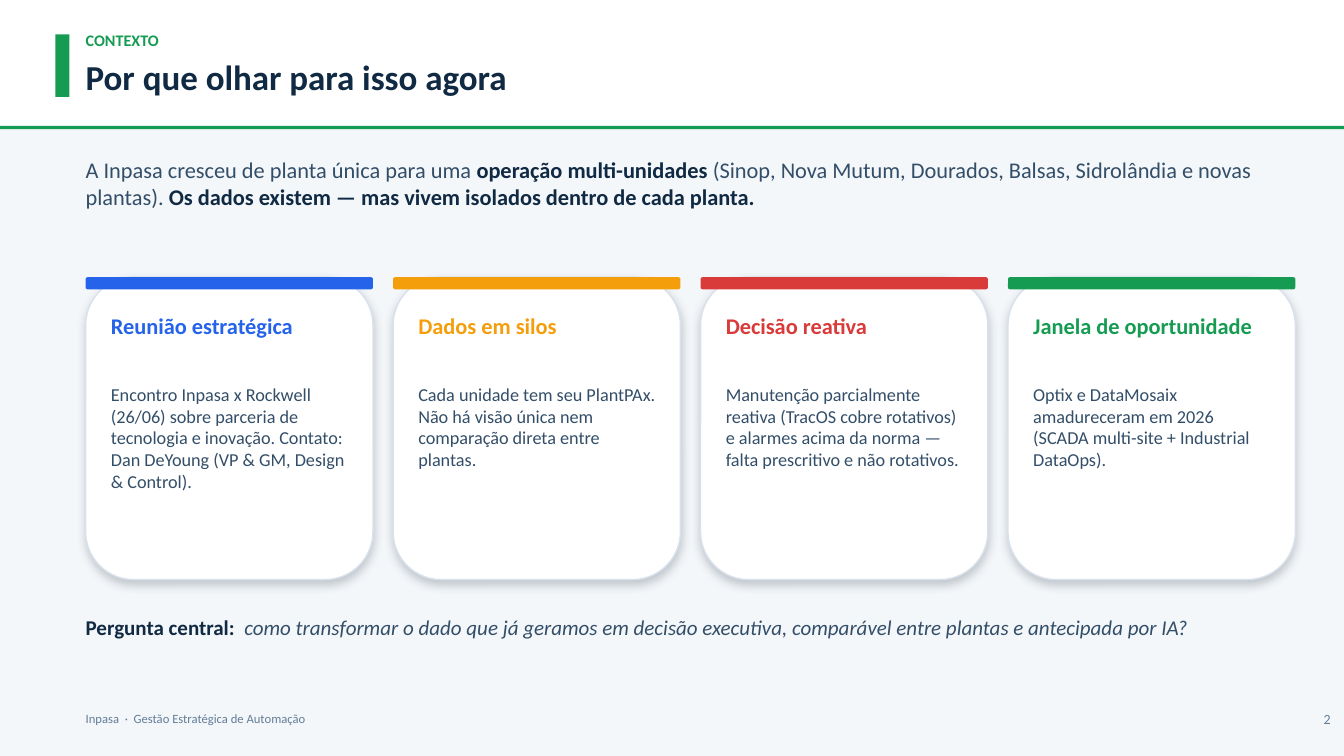
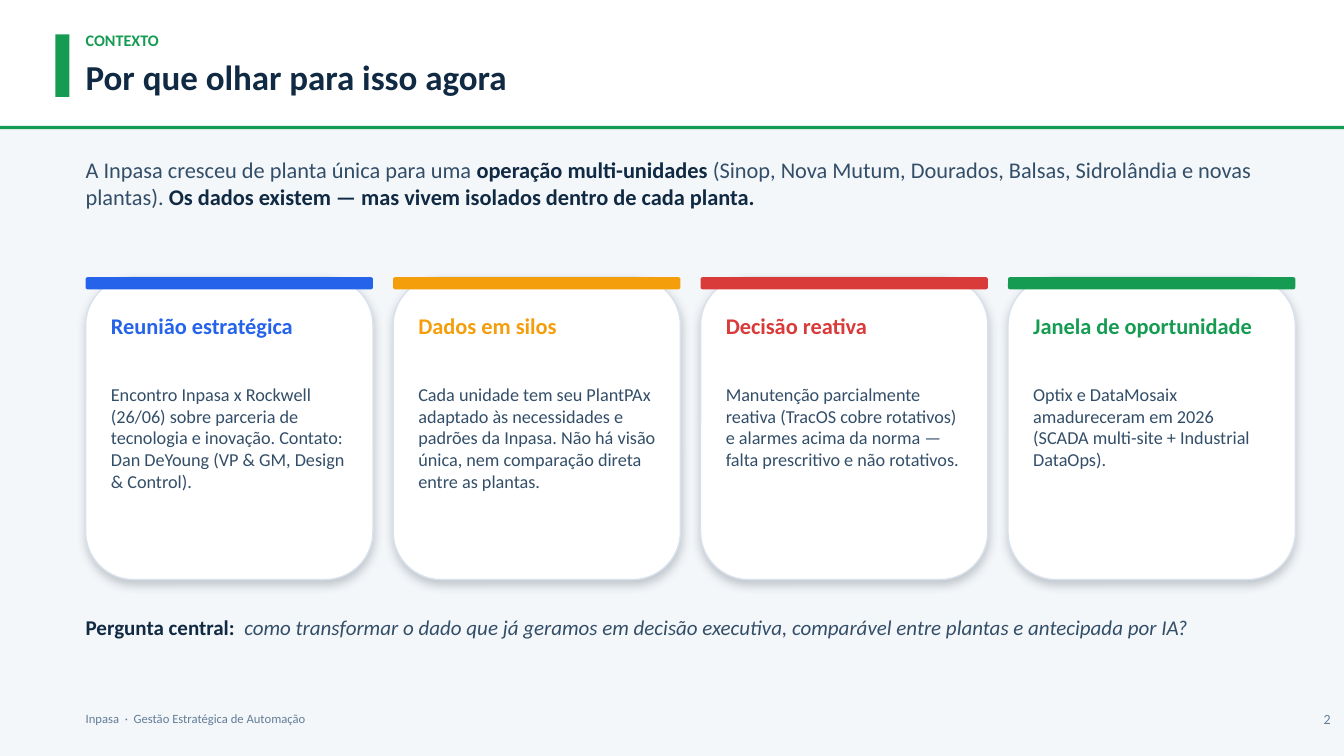
Before and after one commit to ItielGoncalves/ICG2025, a slide deck: slide 2 of 2026.06.28 - MULTI - DataOps na Prática IA a Serviço da Alta Gestão vFINAL.pptx. Drawn at 1344x756 pixels with LibreOffice and Linux fonts; fonts in the diff are those of the drawing. Boxes give left, top, right and bottom in pixels: in the first picture for what was removed or moved away, otherwise in the second. Text is boxed around its words. In the diff, an @@ line names an element or a change of style, - is before the commit and + after.

```diff
--- a/2026.06.28 - MULTI - DataOps na Prática IA a Serviço da Alta Gestão vFINAL.pptx
+++ b/2026.06.28 - MULTI - DataOps na Prática IA a Serviço da Alta Gestão vFINAL.pptx
@@ text at <box>418,388,656,491</box>: text changed @@
-Cada unidade tem seu PlantPAx. Não há visão única nem comparação direta entre plantas.
+Cada unidade tem seu PlantPAx adaptado às necessidades e padrões da Inpasa. Não há visão única, nem comparação direta entre as plantas.
```
Also in this commit, not shown: 3 other files.
